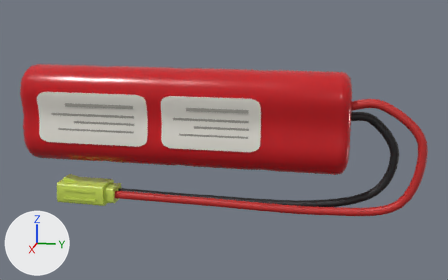
One commit to the glTF model assets/models/powerSources/standardBattery.glb: the scene before it, then after it.
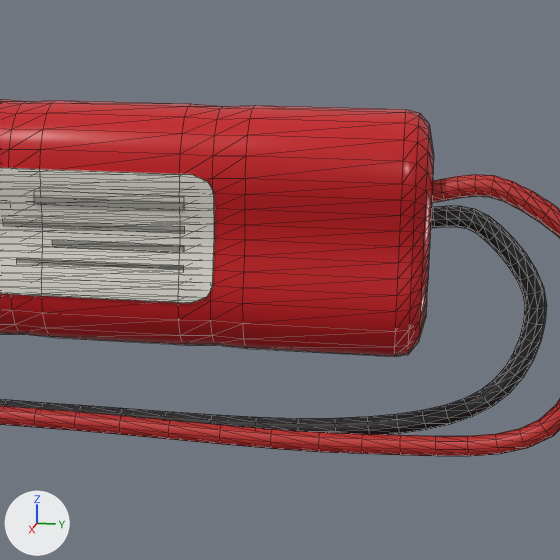
There are two pictures of each version: one whole from a 50 mm lens placed at (0.2064, 0.1138, 0.0442), pointed at (-0.0005, 0.0725, -0.0075), one close up on the part from 38% to 90% of the width and 9% to 93% of the height. The lights are fixed; the arrows at lower left show +X, +Y and +Z. The older version's two pictures come first. The close-ups show mesh edges as thin lines. Vertices at exactly the same position are counted once.

The first close-up shows 'Battery'.
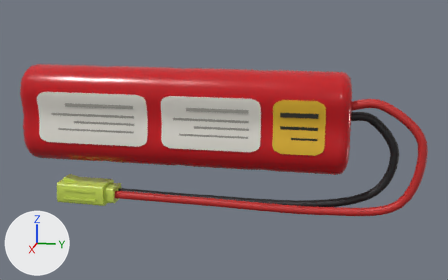
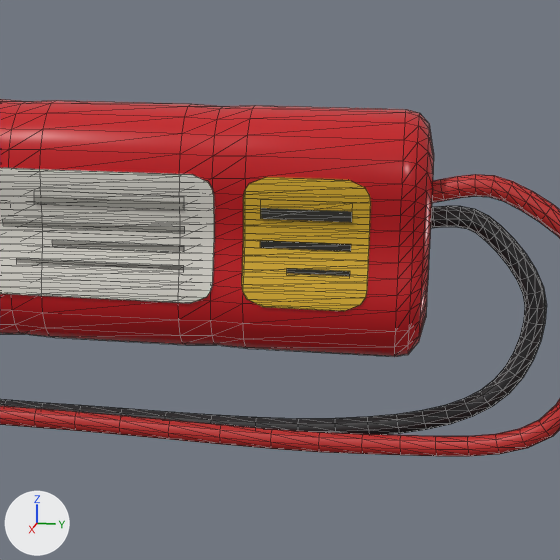
What differs and where, as boxes (x1, y1, x2, y2) in the close-ups (560 x 560 px):
part 1 of me_battery, added (yellow)
    after: (242, 177, 371, 311)
part 2 of me_battery, added
    after: (260, 208, 352, 276)

The change in detail:
Material 'Caution' (mat_caution) is new.
Its base color is (0.761, 0.462, 0.0252) (yellow #e2b52c).
Its roughness is 0.55.
Material 'CautionInk' (mat_cautionink) is new.
Its base color is (0.0194, 0.0176, 0.013) (black #26241e).
Its roughness is 0.6.
me_battery is used by ob_battery; location (0.0, 0.0, 0.0).
Verts and faces of me_battery; kept vertices keep their numbers, new ones are numbered from 1458.
me_battery had 1458 vertices, 2740 faces and spanned x -0.0087..0.0089, y 0.0..0.1403, z -0.0333..0.0173.
me_battery now has 1546 vertices, 2858 faces and spans x -0.0087..0.0089, y 0.0..0.1403, z -0.0333..0.0173.
me_battery part 1: a new loose piece of 76 vertices spanning x 0.0073..0.0089, y 0.0905..0.1075, z -0.009..0.009, in mat_caution (yellow #e2b52c).
Part 2, on me_battery:
New vertex 1458 is at (0.0084, 0.0929, 0.0032), pixel (260, 218).
New vertex 1459 is at (0.0084, 0.0929, 0.0058), pixel (260, 199).
New vertex 1460 is at (0.0078, 0.0929, -0.001), pixel (260, 247).
New vertex 1461 is at (0.0078, 0.0929, 0.0), pixel (260, 240).
New vertices 1462 to 1465 stand at vertices 1458 to 1461, in that order, plus (0.0, 0.0122, 0.0).
New vertex 1466 is at (0.0083, 0.0966, -0.0046), pixel (286, 275).
New vertex 1467 is at (0.0083, 0.1051, -0.0046), pixel (349, 278).
New vertex 1468 is at (0.0083, 0.1051, -0.0036), pixel (350, 271).
New vertex 1469 is at (0.0083, 0.0966, -0.0036), pixel (286, 268).
New faces: (1458, 1462, 1463), (1458, 1463, 1459), (1460, 1464, 1465), (1460, 1465, 1461), (1466, 1467, 1468), (1466, 1468, 1469) (mat_cautionink (black #26241e)).
me_battery gains material mat_caution (yellow #e2b52c).
me_battery gains material mat_cautionink (black #26241e).
